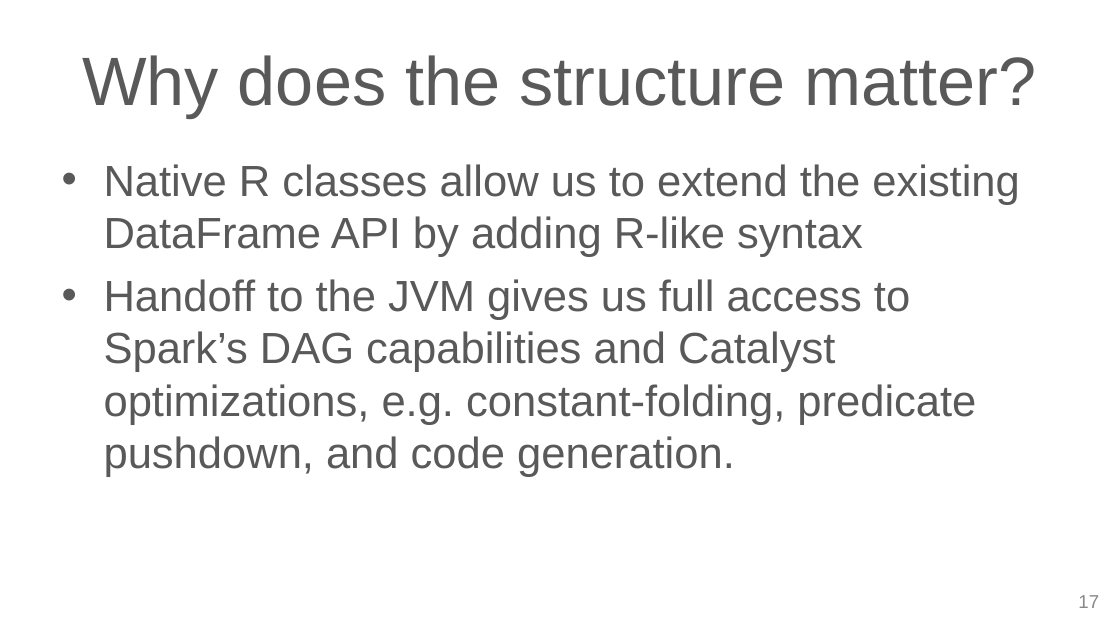
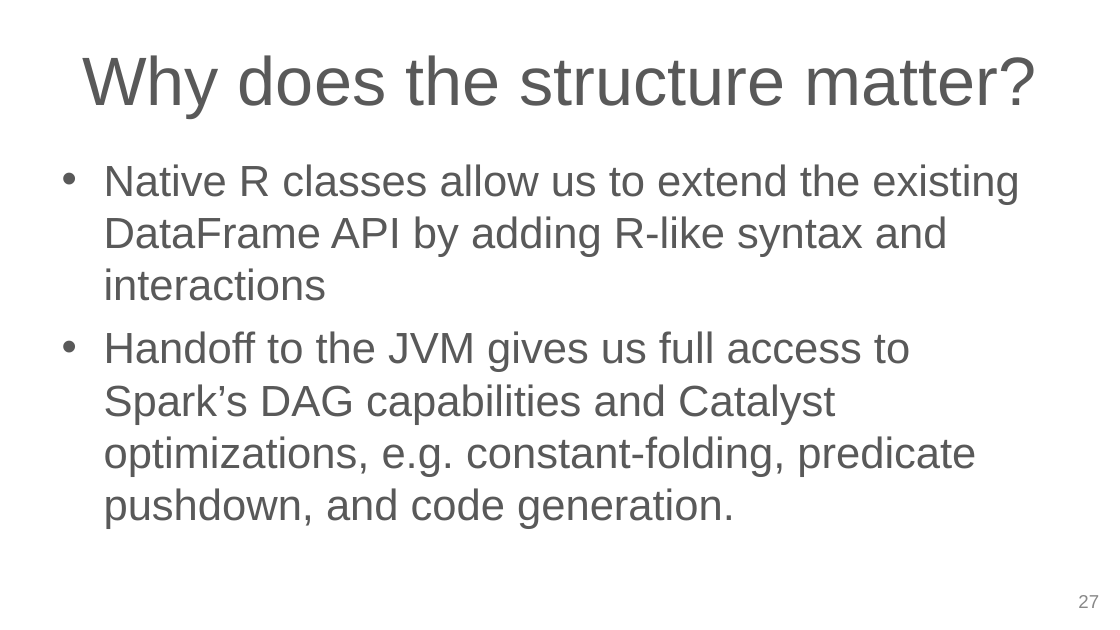
Before and after one commit to cafreeman/SparkR_DataFrame_Demo, a slide deck: slide 27 of SS_DataFrame_Slides.pptx (slide 17 before the commit). Drawn at 1120x630 pixels with LibreOffice and Linux fonts; fonts in the diff are those of the drawing; background and template pictures are left out. Boxes give left, top, right and bottom in pixels: in the first picture for what was removed or moved away, otherwise in the second. Text is boxed around its words. In the diff, an @@ line names an element or a change of style, - is before the commit and + after.

```diff
--- a/SS_DataFrame_Slides.pptx
+++ b/SS_DataFrame_Slides.pptx
@@ text at (104, 164, 1020, 301): text changed @@
-• Native R classes allow us to extend the existing DataFrame API by adding R-like syntax
+• Native R classes allow us to extend the existing DataFrame API by adding R-like syntax and interactions
@@ page number at (1078, 595, 1099, 608): text changed @@
-17
+27
```
Also in this commit, not shown: 16 other slides changed, 11 slides added, 1 other file.
